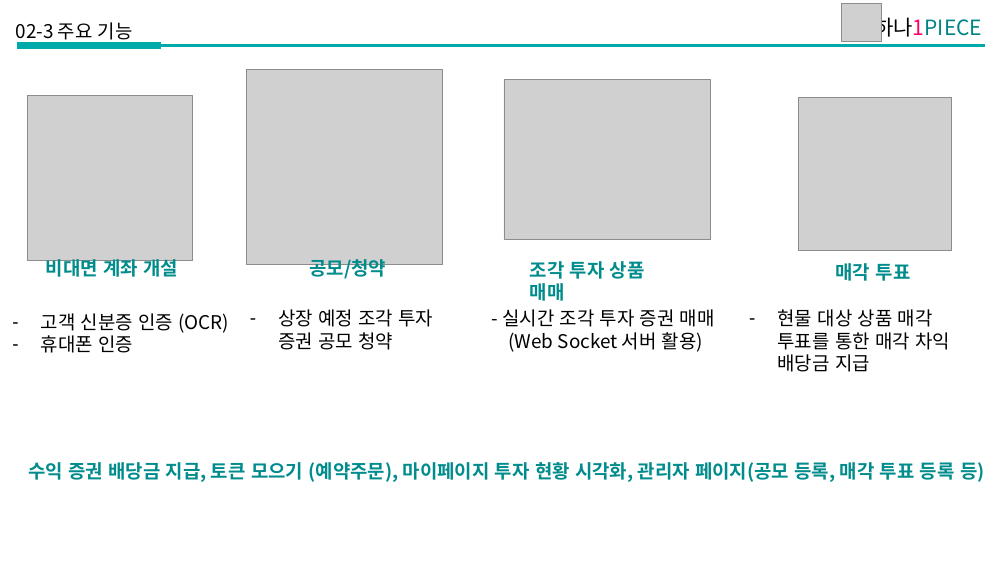
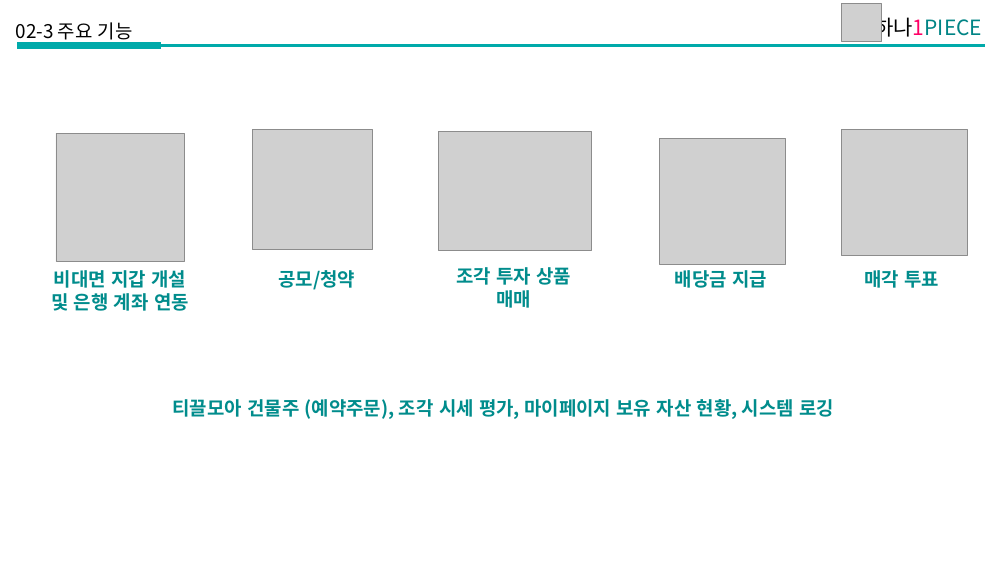
Before and after one commit to pkd98/hana1PIECE, a slide deck: slide 8 of 산출물/프로젝트수행계획서/2360340008_박경덕_하나1PIECE조각투자중계플랫폼_수행계획서.pptx. Drawn at 1008x567 pixels with LibreOffice and Linux fonts; fonts in the diff are those of the drawing; grey boxes stand for pictures. Boxes give left, top, right and bottom in pixels: in the first picture for what was removed or moved away, otherwise in the second. Text is boxed around its words. In the diff, an @@ line names an element or a change of style, - is before the commit and + after.

```diff
--- a/산출물/프로젝트수행계획서/2360340008_박경덕_하나1PIECE조각투자중계플랫폼_수행계획서.pptx
+++ b/산출물/프로젝트수행계획서/2360340008_박경덕_하나1PIECE조각투자중계플랫폼_수행계획서.pptx
@@ picture removed at [247, 70, 442, 265] @@
@@ picture: place and size @@
-picture at [27, 95, 193, 261]
+picture at [56, 133, 184, 261]
@@ picture added at [252, 129, 372, 250] @@
@@ picture: place and size @@
-picture at [504, 80, 711, 240]
+picture at [439, 132, 592, 250]
@@ picture added at [659, 138, 786, 265] @@
@@ picture: place and size @@
-picture at [799, 97, 952, 250]
+picture at [841, 129, 967, 256]
@@ text "공모/청약": place and size @@
-text "공모/청약" at [309, 259, 386, 281]
+text "공모/청약" at [278, 270, 355, 290]
@@ text "공모/청약" at [278, 270, 355, 290]: alignment left to centre @@
@@ text "조각 투자 상품 매매" at [456, 267, 571, 308]: alignment left to centre @@
@@ text "조각 투자 상품 매매": place and size @@
-text "조각 투자 상품 매매" at [530, 261, 645, 301]
+text "조각 투자 상품 매매" at [456, 267, 571, 308]
@@ text "매각 투표": place and size @@
-text "매각 투표" at [836, 263, 911, 281]
+text "매각 투표" at [864, 270, 939, 288]
@@ text at [51, 270, 189, 311]: text changed @@
-비대면 계좌 개설
+비대면 지갑 개설 및 은행 계좌 연동
@@ text added at [675, 270, 767, 288], 18 pt, text #008C8C, bold @@
+배당금 지급
@@ text removed at [41, 313, 229, 353] @@
-– 고객 신분증 인증 (OCR)
-– 휴대폰 인증
@@ text removed at [278, 309, 433, 350] @@
-– 상장 예정 조각 투자 증권 공모 청약
@@ text removed at [502, 309, 715, 352] @@
-- 실시간 조각 투자 증권 매매
-(Web Socket 서버 활용)
@@ text removed at [778, 309, 950, 372] @@
-– 현물 대상 상품 매각 투표를 통한 매각 차익 배당금 지급
@@ text at [172, 399, 834, 419]: text changed @@
-수익 증권 배당금 지급, 토큰 모으기 (예약주문), 마이페이지 투자 현황 시각화, 관리자 페이지(공모 등록, 매각 투표 등록 등)
+티끌모아 건물주 (예약주문), 조각 시세 평가, 마이페이지 보유 자산 현황, 시스템 로깅
```
Also in this commit, not shown: 3 other slides changed, 8 other files.
